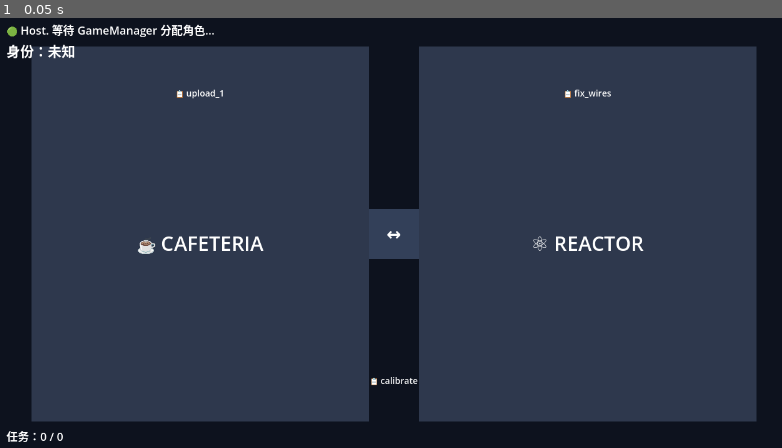
Above: before the commit, frame 1.
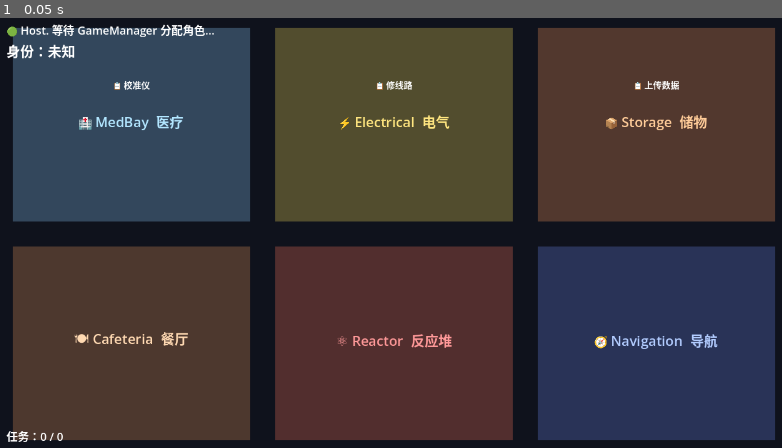
Above: after the commit, the same moment.

Repository: liangshaojie/taikong-sha-game
Game: Godot game, scene res://scenes/main.tscn
Same seed, same stepped clock (60 frames per second), same inputs: the game is played once before the commit and once after it. This scene is started directly instead of the project's main scene.
Inputs:
- Up to frame 1 (0.05 s): no input

The runs differ from the first frame. In frame 1, 70% of the frame differs, in the area x 1-100%, y 2-99%.

Commit message:
feat(map): 6 房间 3×2 网格地图（MedBay/Electrical/Storage/Cafeteria/Reactor/Navigation）
地图布局：
- 3 列 × 2 行 = 6 个船舱
- 每个房间 380×310 像素
- 房间间通过 6 条 80px 走廊连接
- 走廊开口在墙段中部，留出清晰通过区域

房间位置（中心点）：
- MedBay     (220, 185)  医疗  浅蓝色调
- Electrical (640, 185)  电气  黄色调
- Storage    (1060, 185) 储物  橙色调
- Cafeteria  (220, 535)  餐厅  棕色调
- Reactor    (640, 535)  反应堆 红色调
- Navigation (1060, 535) 导航  深蓝色调

墙体结构（共 18 段）：
- 外墙 4 段（上下左右边界）
- 内墙 14 段：竖向墙 8 段（4 墙×2 段，留出走廊）+ 横向墙 6 段（3 墙×2 段）

任务点位置（更新）：
- 校准仪  → MedBay     (220, 185)
- 修线路  → Electrical (640, 185)
- 上传数据 → Storage    (1060, 185)

玩家出生点：默认按房间中心 spawn，6+ 人自动网格布局

Diff:
--- a/scenes/game/ship_map.tscn
+++ b/scenes/game/ship_map.tscn
@@ -1,97 +1,242 @@
-[gd_scene load_steps=5 format=3]
-
-[sub_resource type="RectangleShape2D" id="RectShape_H"]
-size = Vector2(1280, 60)
-
-[sub_resource type="RectangleShape2D" id="RectShape_V"]
-size = Vector2(60, 720)
-
-[sub_resource type="RectangleShape2D" id="RectShape_MidTop"]
-size = Vector2(80, 260)
-
-[sub_resource type="RectangleShape2D" id="RectShape_MidBot"]
-size = Vector2(80, 260)
+[gd_scene load_steps=25 format=3]
+
+[sub_resource type="RectangleShape2D" id="Wall_H_Outer"]
+size = Vector2(1260, 20)
+
+[sub_resource type="RectangleShape2D" id="Wall_V_Outer"]
+size = Vector2(20, 680)
+
+[sub_resource type="RectangleShape2D" id="Wall_V_Top1"]
+size = Vector2(40, 115)
+
+[sub_resource type="RectangleShape2D" id="Wall_V_Bot1"]
+size = Vector2(40, 115)
+
+[sub_resource type="RectangleShape2D" id="Wall_V_Top2"]
+size = Vector2(40, 115)
+
+[sub_resource type="RectangleShape2D" id="Wall_V_Bot2"]
+size = Vector2(40, 115)
+
+[sub_resource type="RectangleShape2D" id="Wall_V_Top3"]
+size = Vector2(40, 115)
+
+[sub_resource type="RectangleShape2D" id="Wall_V_Bot3"]
+size = Vector2(40, 115)
+
+[sub_resource type="RectangleShape2D" id="Wall_V_Top4"]
+size = Vector2(40, 115)
+
+[sub_resource type="RectangleShape2D" id="Wall_V_Bot4"]
+size = Vector2(40, 115)
+
+[sub_resource type="RectangleShape2D" id="Wall_H_Left1"]
+size = Vector2(150, 40)
+
+[sub_resource type="RectangleShape2D" id="Wall_H_Right1"]
+size = Vector2(150, 40)
+
+[sub_resource type="RectangleShape2D" id="Wall_H_Left2"]
+size = Vector2(150, 40)
+
+[sub_resource type="RectangleShape2D" id="Wall_H_Right2"]
+size = Vector2(150, 40)
+
+[sub_resource type="RectangleShape2D" id="Wall_H_Left3"]
+size = Vector2(150, 40)
+
+[sub_resource type="RectangleShape2D" id="Wall_H_Right3"]
+size = Vector2(150, 40)
 
 [node name="ShipMap" type="Node2D"]
 
 [node name="Background" type="ColorRect" parent="."]
 offset_right = 1280.0
 offset_bottom = 720.0
-color = Color(0.05, 0.07, 0.12, 1)
-
-[node name="Room1" type="ColorRect" parent="."]
-offset_left = 60.0
-offset_top = 60.0
-offset_right = 600.0
-offset_bottom = 660.0
-color = Color(0.18, 0.22, 0.30, 1)
-
-[node name="Room2" type="ColorRect" parent="."]
-offset_left = 680.0
-offset_top = 60.0
-offset_right = 1220.0
-offset_bottom = 660.0
-color = Color(0.18, 0.22, 0.30, 1)
-
-[node name="Corridor" type="ColorRect" parent="."]
-offset_left = 600.0
-offset_top = 320.0
-offset_right = 680.0
-offset_bottom = 400.0
-color = Color(0.20, 0.25, 0.35, 1)
-
-[node name="CafeLabel" type="Label" parent="."]
-offset_left = 180.0
-offset_top = 350.0
-offset_right = 480.0
-offset_bottom = 400.0
-text = "☕ CAFETERIA"
-horizontal_alignment = 1
-vertical_alignment = 1
-theme_override_font_sizes/font_size = 32
-
-[node name="ReactorLabel" type="Label" parent="."]
-offset_left = 800.0
-offset_top = 350.0
-offset_right = 1100.0
-offset_bottom = 400.0
-text = "⚛ REACTOR"
-horizontal_alignment = 1
-vertical_alignment = 1
-theme_override_font_sizes/font_size = 32
-
-[node name="CorridorHint" type="Label" parent="."]
-offset_left = 600.0
-offset_top = 335.0
-offset_right = 680.0
-offset_bottom = 385.0
-text = "↔"
-horizontal_alignment = 1
-vertical_alignment = 1
-theme_override_font_sizes/font_size = 28
+color = Color(0.06, 0.07, 0.11, 1)
+
+[node name="Rooms" type="Node2D" parent="."]
+
+[node name="MedBay" type="ColorRect" parent="Rooms"]
+offset_left = 30.0
+offset_top = 30.0
+offset_right = 410.0
+offset_bottom = 340.0
+color = Color(0.20, 0.28, 0.36, 1)
+
+[node name="Electrical" type="ColorRect" parent="Rooms"]
+offset_left = 450.0
+offset_top = 30.0
+offset_right = 830.0
+offset_bottom = 340.0
+color = Color(0.32, 0.30, 0.18, 1)
+
+[node name="Storage" type="ColorRect" parent="Rooms"]
+offset_left = 870.0
+offset_top = 30.0
+offset_right = 1250.0
+offset_bottom = 340.0
+color = Color(0.32, 0.22, 0.18, 1)
+
+[node name="Cafeteria" type="ColorRect" parent="Rooms"]
+offset_left = 30.0
+offset_top = 380.0
+offset_right = 410.0
+offset_bottom = 690.0
+color = Color(0.30, 0.22, 0.18, 1)
+
+[node name="Reactor" type="ColorRect" parent="Rooms"]
+offset_left = 450.0
+offset_top = 380.0
+offset_right = 830.0
+offset_bottom = 690.0
+color = Color(0.32, 0.18, 0.18, 1)
+
+[node name="Navigation" type="ColorRect" parent="Rooms"]
+offset_left = 870.0
+offset_top = 380.0
+offset_right = 1250.0
+offset_bottom = 690.0
+color = Color(0.16, 0.20, 0.34, 1)
+
+[node name="Labels" type="Node2D" parent="."]
+
+[node name="MedBayLabel" type="Label" parent="Labels"]
+offset_left = 90.0
+offset_top = 160.0
+offset_right = 350.0
+offset_bottom = 200.0
+text = "🏥 MedBay  医疗"
+horizontal_alignment = 1
+vertical_alignment = 1
+theme_override_font_sizes/font_size = 22
+theme_override_colors/font_color = Color(0.7, 0.9, 1, 1)
+
+[node name="ElectricalLabel" type="Label" parent="Labels"]
+offset_left = 510.0
+offset_top = 160.0
+offset_right = 770.0
+offset_bottom = 200.0
+text = "⚡ Electrical  电气"
+horizontal_alignment = 1
+vertical_alignment = 1
+theme_override_font_sizes/font_size = 22
+theme_override_colors/font_color = Color(1, 0.9, 0.5, 1)
+
+[node name="StorageLabel" type="Label" parent="Labels"]
+offset_left = 930.0
+offset_top = 160.0
+offset_right = 1190.0
+offset_bottom = 200.0
+text = "📦 Storage  储物"
+horizontal_alignment = 1
+vertical_alignment = 1
+theme_override_font_sizes/font_size = 22
+theme_override_colors/font_color = Color(1, 0.8, 0.6, 1)
+
+[node name="CafeteriaLabel" type="Label" parent="Labels"]
+offset_left = 90.0
+offset_top = 510.0
+offset_right = 350.0
+offset_bottom = 550.0
+text = "🍽 Cafeteria  餐厅"
+horizontal_alignment = 1
+vertical_alignment = 1
+theme_override_font_sizes/font_size = 22
+theme_override_colors/font_color = Color(1, 0.85, 0.7, 1)
+
+[node name="ReactorLabel" type="Label" parent="Labels"]
+offset_left = 510.0
+offset_top = 510.0
+offset_right = 770.0
+offset_bottom = 550.0
+text = "⚛ Reactor  反应堆"
+horizontal_alignment = 1
+vertical_alignment = 1
+theme_override_font_sizes/font_size = 22
+theme_override_colors/font_color = Color(1, 0.6, 0.6, 1)
+
+[node name="NavigationLabel" type="Label" parent="Labels"]
+offset_left = 930.0
+offset_top = 510.0
+offset_right = 1190.0
+offset_bottom = 550.0
+text = "🧭 Navigation  导航"
+horizontal_alignment = 1
+vertical_alignment = 1
+theme_override_font_sizes/font_size = 22
+theme_override_colors/font_color = Color(0.7, 0.8, 1, 1)
 
 [node name="Walls" type="StaticBody2D" parent="."]
 
 [node name="TopWall" type="CollisionShape2D" parent="Walls"]
-position = Vector2(640, 30)
-shape = SubResource("RectShape_H")
+position = Vector2(640, 20)
+shape = SubResource("Wall_H_Outer")
 
 [node name="BottomWall" type="CollisionShape2D" parent="Walls"]
-position = Vector2(640, 690)
-shape = SubResource("RectShape_H")
+position = Vector2(640, 700)
+shape = SubResource("Wall_H_Outer")
 
 [node name="LeftWall" type="CollisionShape2D" parent="Walls"]
-position = Vector2(30, 360)
-shape = SubResource("RectShape_V")
+position = Vector2(20, 360)
+shape = SubResource("Wall_V_Outer")
 
 [node name="RightWall" type="CollisionShape2D" parent="Walls"]
-position = Vector2(1250, 360)
-shape = SubResource("RectShape_V")
-
-[node name="MidWallTop" type="CollisionShape2D" parent="Walls"]
-position = Vector2(640, 190)
-shape = SubResource("RectShape_MidTop")
-
-[node name="MidWallBot" type="CollisionShape2D" parent="Walls"]
-position = Vector2(640, 530)
-shape = SubResource("RectShape_MidBot")
+position = Vector2(1260, 360)
+shape = SubResource("Wall_V_Outer")
+
+[node name="V_MedBay_Elec_Top" type="CollisionShape2D" parent="Walls"]
+position = Vector2(430, 87)
+shape = SubResource("Wall_V_Top1")
+
+[node name="V_MedBay_Elec_Bot" type="CollisionShape2D" parent="Walls"]
+position = Vector2(430, 282)
+shape = SubResource("Wall_V_Bot1")
+
+[node name="V_Elec_Storage_Top" type="CollisionShape2D" parent="Walls"]
+position = Vector2(850, 87)
+shape = SubResource("Wall_V_Top2")
+
+[node name="V_Elec_Storage_Bot" type="CollisionShape2D" parent="Walls"]
+position = Vector2(850, 282)
+shape = SubResource("Wall_V_Bot2")
+
+[node name="V_Cafe_Reactor_Top" type="CollisionShape2D" parent="Walls"]
+position = Vector2(430, 437)
+shape = SubResource("Wall_V_Top3")
+
+[node name="V_Cafe_Reactor_Bot" type="CollisionShape2D" parent="Walls"]
+position = Vector2(430, 632)
+shape = SubResource("Wall_V_Bot3")
+
+[node name="V_Reactor_Nav_Top" type="CollisionShape2D" parent="Walls"]
+position = Vector2(850, 437)
+shape = SubResource("Wall_V_Top4")
+
+[node name="V_Reactor_Nav_Bot" type="CollisionShape2D" parent="Walls"]
+position = Vector2(850, 632)
+shape = SubResource("Wall_V_Bot4")
+
+[node name="H_MedBay_Cafe_Left" type="CollisionShape2D" parent="Walls"]
+position = Vector2(105, 360)
+shape = SubResource("Wall_H_Left1")
+
+[node name="H_MedBay_Cafe_Right" type="CollisionShape2D" parent="Walls"]
+position = Vector2(335, 360)
+shape = SubResource("Wall_H_Right1")
+
+[node name="H_Elec_Reactor_Left" type="CollisionShape2D" parent="Walls"]
+position = Vector2(525, 360)
+shape = SubResource("Wall_H_Left2")
+
+[node name="H_Elec_Reactor_Right" type="CollisionShape2D" parent="Walls"]
+position = Vector2(755, 360)
+shape = SubResource("Wall_H_Right2")
+
+[node name="H_Storage_Nav_Left" type="CollisionShape2D" parent="Walls"]
+position = Vector2(945, 360)
+shape = SubResource("Wall_H_Left3")
+
+[node name="H_Storage_Nav_Right" type="CollisionShape2D" parent="Walls"]
+position = Vector2(1175, 360)
+shape = SubResource("Wall_H_Right3")
--- a/scripts/main.gd
+++ b/scripts/main.gd
@@ -13,15 +13,21 @@
 @onready var meeting_panel: Control = $UI/MeetingPanel
 @onready var result_panel: Control = $UI/ResultPanel
 
+# 玩家出生点（按 spawn 顺序，每个房间中心）
+# 6 房间：MedBay / Electrical / Storage / Cafeteria / Reactor / Navigation
 const SPAWN_POSITIONS := {
-	1: Vector2(330, 360),
-	2: Vector2(950, 360),
-	3: Vector2(640, 540),
+	1: Vector2(220, 185),    # MedBay
+	2: Vector2(640, 185),    # Electrical
+	3: Vector2(1060, 185),   # Storage
+	4: Vector2(220, 535),    # Cafeteria
+	5: Vector2(640, 535),    # Reactor
+	6: Vector2(1060, 535),   # Navigation
 }
 
 var _spawn_counter: int = 0
 
 func _grid_spawn_pos(idx: int) -> Vector2:
+	# 7 个以上玩家时自动用网格布局
 	var col: int = (idx - 1) % 4
 	var row: int = (idx - 1) / 4
 	return Vector2(160 + col * 320, 150 + row * 140)
@@ -99,16 +105,16 @@
 	if not Lobby.is_host():
 		return
 	var task_positions := [
-		{"id": "upload_1", "pos": Vector2(330, 200)},
-		{"id": "fix_wires", "pos": Vector2(950, 200)},
-		{"id": "calibrate", "pos": Vector2(640, 660)},
+		{"id": "calibrate",  "pos": Vector2(220, 185),  "label": "校准仪"},
+		{"id": "fix_wires",  "pos": Vector2(640, 185),  "label": "修线路"},
+		{"id": "upload",     "pos": Vector2(1060, 185), "label": "上传数据"},
 	]
 	for info in task_positions:
 		var zone: Node = TASK_ZONE_SCENE.instantiate()
 		zone.name = "Task_" + info.id
 		zone.position = info.pos
 		zone.task_id = info.id
-		zone.get_node("Label").text = "📋 " + info.id
+		zone.get_node("Label").text = "📋 " + info.label
 		$Tasks.add_child(zone)
 		print("[Main] Task zone '%s' at %s" % [info.id, info.pos])
 
